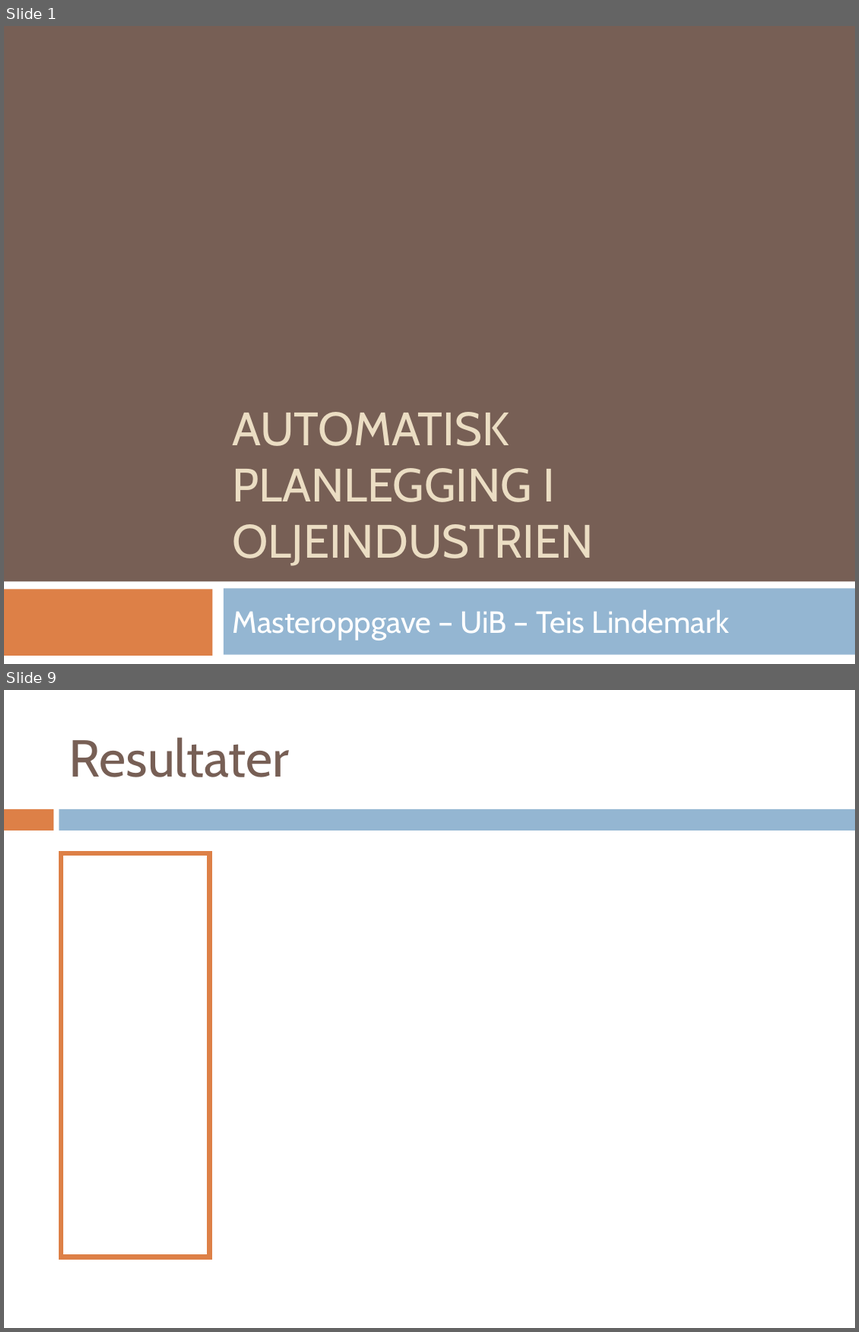
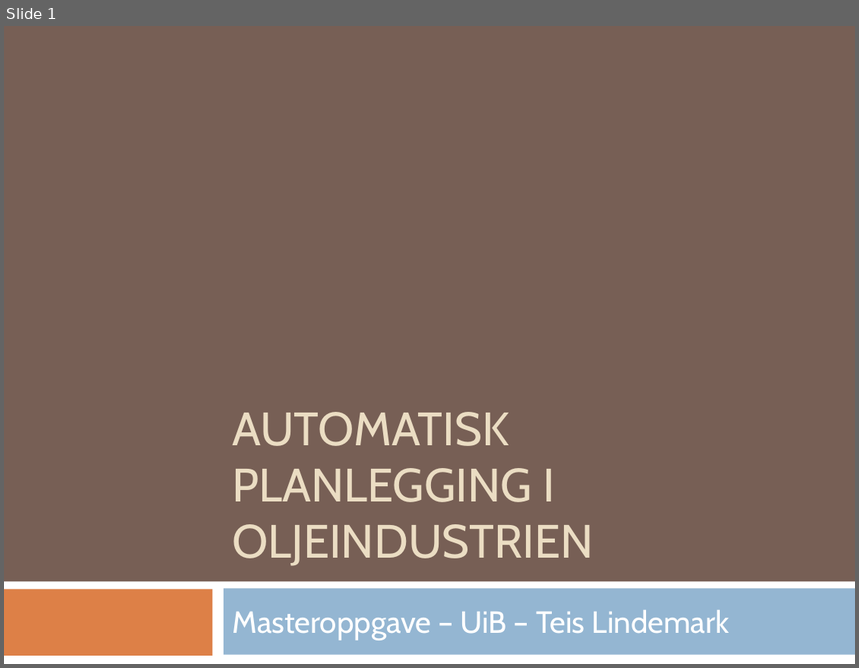
Before and after one commit to teilin/M.sc-UiB, a slide deck: Presentasjon/msc_presentasjon.pptx. Shown one above the other, each under a label of ours: slides 1 and 9 before the commit, slide 1 after it; the slides between them are not shown. The pictures are 859x1332 and 859x668 pixels, drawn with LibreOffice and Linux fonts; fonts in the diff are those of the drawing. Boxes give left, top, right and bottom in pixels: in the first picture for what was removed or moved away, otherwise in the second. Text is boxed around its words. In the diff, an @@ line names an element or a change of style, - is before the commit and + after.

```diff
--- a/Presentasjon/msc_presentasjon.pptx
+++ b/Presentasjon/msc_presentasjon.pptx
@@ slide 9 removed at <box>4,690,855,1328</box>, background #FFFFFF @@
@@ title removed at <box>69,737,290,777</box> @@
-Resultater
@@ rectangle removed at <box>4,809,53,831</box> @@
@@ rectangle removed at <box>59,809,855,831</box> @@
@@ text removed at <box>61,853,210,1258</box> @@
```
Also in this commit, not shown: 1 slide changed, 29 slides added, 8 other slides removed, 35 other files.
